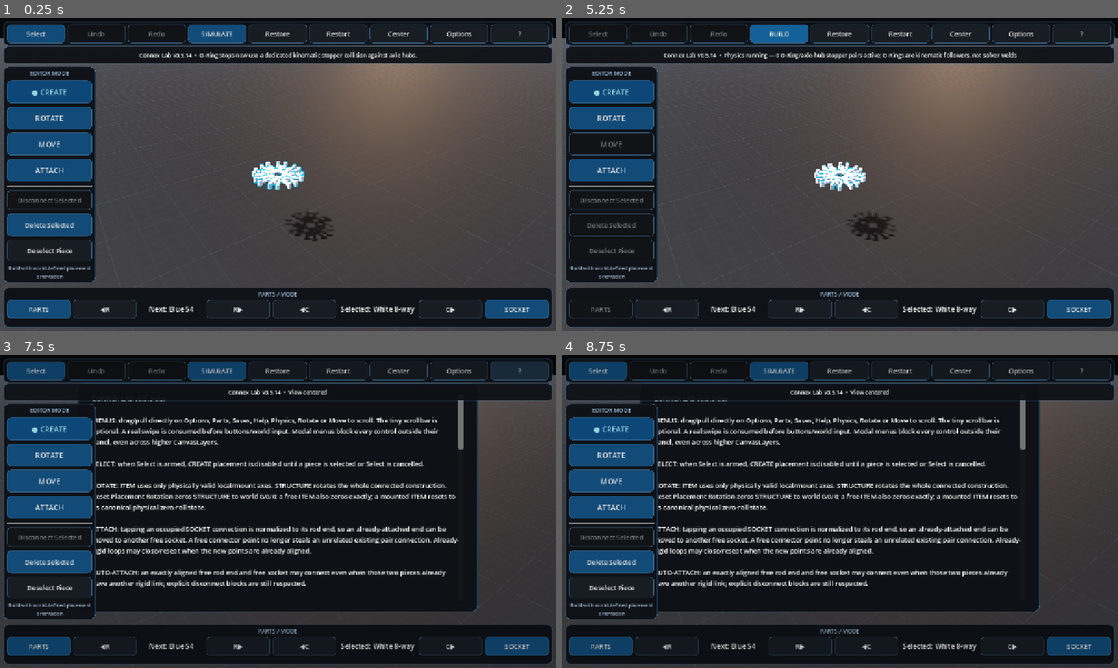
Above: before the commit, frames 1-4 (two rows, left to right).
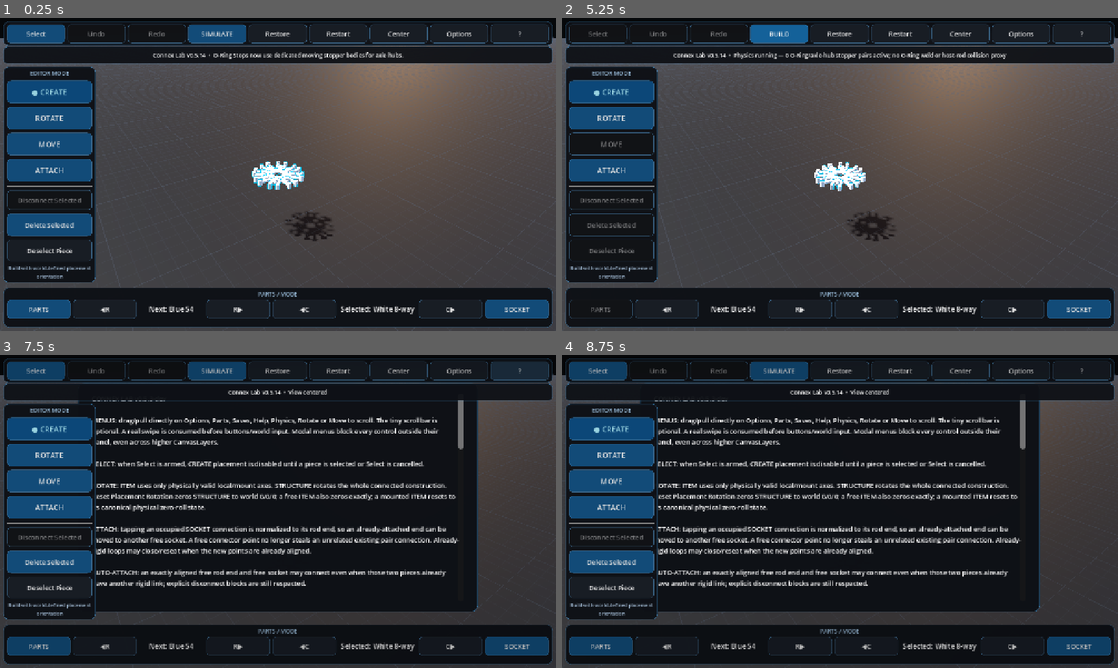
Above: after the commit, the same moments.

Repository: pixel375/connex
Game: Godot game, scene res://Main.tscn
Same seed, same stepped clock (60 frames per second), same inputs: the game is played once before the commit and once after it.
Inputs:
- Up to frame 1 (0.25 s): no input
- Up to frame 2 (5.25 s): click "Restore" at 0.5 s; click "Restart" at 1.25 s; click "Restart" at 2 s; click "Restart" at 2.75 s; click "Select" at 3.5 s; click "SELECT…" at 4.25 s; click "SIMULATE" at 5 s
- Up to frame 3 (7.5 s): click "BUILD" at 5.75 s; click "Center" at 6.5 s; click "?" at 7.25 s
- Up to frame 4 (8.75 s): click "PARTS" at 8 s

The runs differ from the first frame. In frame 1, 0.6% of the frame differs, in the area x 25-75%, y 10-14%; in frame 2, 0.7%, in the area x 18-82%, y 10-14%; in frame 3, less than 0.1%; in frame 4, less than 0.1%.

Commit message:
Use root AnimatableBody proxies for O-Ring stops

Diff:
--- a/scripts/main_v069.gd
+++ b/scripts/main_v069.gd
@@ -2,14 +2,15 @@
 
 const VERSION_069 := "0.5.14"
 # Base construction collision channels are ground=1, rods=2, connectors=4.
-# O-Ring stopping uses two simulation-only channels so the ring can hit only
-# axle hubs on its own guide without colliding with rods/spokes/ground.
+# O-Ring stopping uses two simulation-only channels so a stop can contact only
+# axle-mounted connector hubs on its own guide rod. Rods, spokes and the floor
+# never see the stopper collider.
 const O_RING_STOP_LAYER_V069 := 8
 const AXLE_STOP_TARGET_LAYER_V069 := 16
 
 var o_ring_stop_pair_count_v069: int = 0
 var o_ring_stop_connector_restore_v069: Array = []
-var o_ring_stop_ring_restore_v069: Array = []
+var o_ring_stop_proxies_v069: Array = []
 
 
 func _ready() -> void:
@@ -17,7 +18,7 @@
 	_update_help_text_v030()
 	if update_status_v021 != null:
 		_set_update_status_v021("Current version: v%s" % VERSION_069)
-	_status("O-Ring Stops now use a dedicated kinematic stopper collision against axle hubs.")
+	_status("O-Ring Stops now use dedicated moving stopper bodies for axle hubs.")
 
 
 func _status(text: String) -> void:
@@ -25,9 +26,9 @@
 		status_label.text = "Connex Lab v%s  •  %s" % [VERSION_069, text]
 
 
-# v0.5.13 copied the O-Ring shape into the axle rod. That could never stop the
-# axle hub because the axle joint intentionally excludes hub-vs-host-rod
-# collision. Keep that broken proxy path permanently disabled.
+# v0.5.13 copied the O-Ring collision shape into the host axle rod. Axle joints
+# intentionally exclude connector-vs-host-rod collision, so that shape could
+# never stop the hub. Keep the broken host-rod proxy path permanently disabled.
 func _add_o_ring_proxy_shapes_v068(_ring: RigidBody3D, _rod: RigidBody3D) -> int:
 	return 0
 
@@ -44,55 +45,86 @@
 	o_ring_stop_pair_count_v069 = 0
 
 
+func _clear_o_ring_stop_proxies_v069() -> void:
+	for value in o_ring_stop_proxies_v069:
+		var state := value as Dictionary
+		var proxy := state.get("proxy") as AnimatableBody3D
+		if is_instance_valid(proxy):
+			# Remove collision immediately; queue_free itself is deferred.
+			proxy.collision_layer = 0
+			proxy.collision_mask = 0
+			proxy.queue_free()
+	o_ring_stop_proxies_v069.clear()
+
+
 func _restore_o_ring_followers_v068(restore_build_pose: bool = true) -> void:
-	# Restore axle-hub channels before inherited BUILD restoration. Preserve the
-	# ring's original freeze mode/CCD because v0.5.14 temporarily turns the frozen
-	# visual follower into a kinematic collision body during SIMULATE.
-	_restore_o_ring_stop_connectors_v069()
-	var ring_states: Array = o_ring_stop_ring_restore_v069.duplicate()
-	o_ring_stop_ring_restore_v069.clear()
+	_clear_o_ring_stop_proxies_v069()
+	_restore_o_ring_stop_connectors_v069()
 	super._restore_o_ring_followers_v068(restore_build_pose)
-	for value in ring_states:
-		var state := value as Dictionary
-		var ring := state.get("ring") as RigidBody3D
-		if not is_instance_valid(ring):
-			continue
-		ring.freeze_mode = int(state.get("freeze_mode", RigidBody3D.FREEZE_MODE_STATIC)) as RigidBody3D.FreezeMode
-		ring.continuous_cd = bool(state.get("continuous_cd", false))
+
+
+func _copy_o_ring_shape_to_proxy_v069(ring: RigidBody3D, proxy: AnimatableBody3D) -> int:
+	var copied := 0
+	for child_value in ring.get_children():
+		var source := child_value as CollisionShape3D
+		if source == null or source.shape == null or source.disabled:
+			continue
+		var collision := CollisionShape3D.new()
+		collision.name = "O_Ring_Stop_Shape_%d" % copied
+		collision.shape = source.shape.duplicate(true)
+		collision.transform = source.transform
+		proxy.add_child(collision)
+		copied += 1
+	return copied
+
+
+func _create_o_ring_stop_proxy_v069(ring: RigidBody3D, rod: RigidBody3D, local_transform: Transform3D) -> AnimatableBody3D:
+	var proxy := AnimatableBody3D.new()
+	proxy.name = "O_Ring_Stop_Physics_%d" % o_ring_stop_proxies_v069.size()
+	proxy.sync_to_physics = true
+	proxy.collision_layer = O_RING_STOP_LAYER_V069
+	proxy.collision_mask = AXLE_STOP_TARGET_LAYER_V069
+	proxy.set_meta("sim_o_ring_stop_proxy_v069", true)
+	add_child(proxy)
+	proxy.global_transform = rod.global_transform * local_transform
+	if _copy_o_ring_shape_to_proxy_v069(ring, proxy) == 0:
+		proxy.queue_free()
+		return null
+	return proxy
 
 
 func _configure_o_ring_stoppers_v069() -> int:
-	_restore_o_ring_stop_connectors_v069()
-	o_ring_stop_ring_restore_v069.clear()
+	_clear_o_ring_stop_proxies_v069()
+	_restore_o_ring_stop_connectors_v069()
 	var configured_pairs := 0
 	var configured_connectors: Dictionary = {}
 
-	# v0.5.13 has already detached each O-Ring's hard 6DOF weld and reparented the
-	# visible ring to its host axle as a frozen follower. FREEZE_MODE_KINEMATIC is
-	# specifically intended for a frozen RigidBody moved by code: unlike STATIC it
-	# collides with bodies along its path. Reuse the real O-Ring cylinder collider
-	# rather than manufacturing another rigid body or another constraint.
+	# Keep v0.5.13's visible O-Ring exactly as a collisionless frozen child of the
+	# host rod. A separate root-level AnimatableBody3D carries only the real ring
+	# collision shape. AnimatableBody3D is designed for code-driven moving
+	# colliders, so it can follow a dynamic axle without becoming another solver
+	# mass or another hard weld in the construction graph.
 	for follower_value in o_ring_followers_v068:
 		var follower := follower_value as Dictionary
 		var ring := follower.get("ring") as RigidBody3D
 		var rod := follower.get("rod") as RigidBody3D
+		var local_transform := follower.get("local_transform", Transform3D.IDENTITY) as Transform3D
 		if not is_instance_valid(ring) or not is_instance_valid(rod):
 			continue
-		o_ring_stop_ring_restore_v069.append({
+
+		var proxy := _create_o_ring_stop_proxy_v069(ring, rod, local_transform)
+		if not is_instance_valid(proxy):
+			continue
+		o_ring_stop_proxies_v069.append({
+			"proxy": proxy,
 			"ring": ring,
-			"freeze_mode": ring.freeze_mode,
-			"continuous_cd": ring.continuous_cd,
+			"rod": rod,
+			"local_transform": local_transform,
 		})
-		ring.freeze = true
-		ring.freeze_mode = RigidBody3D.FREEZE_MODE_KINEMATIC
-		ring.collision_layer = O_RING_STOP_LAYER_V069
-		ring.collision_mask = AXLE_STOP_TARGET_LAYER_V069
-		ring.continuous_cd = false
-		ring.sleeping = false
-
-		# Only connectors that are actually axle-mounted on this same host rod get
-		# the target layer/mask. Fixed spokes and rods never see the stop collider,
-		# eliminating the v0.5.13 collision impulse that kicked entire frames.
+
+		# Only connector hubs actually mounted as AXLE on this same rod get the
+		# simulation-only target channel. The attached fixed frame remains on its
+		# normal channels and therefore cannot smack the O-Ring proxy sideways.
 		for record_value in connections_v020:
 			var record := record_value as Dictionary
 			if str(record.get("kind", "")) != "axle" or record.get("rod") != rod:
@@ -118,33 +150,58 @@
 	return configured_pairs
 
 
+func _sync_o_ring_stop_proxies_v069() -> void:
+	if not simulating:
+		return
+	for value in o_ring_stop_proxies_v069:
+		var state := value as Dictionary
+		var proxy := state.get("proxy") as AnimatableBody3D
+		var rod := state.get("rod") as RigidBody3D
+		if not is_instance_valid(proxy) or not is_instance_valid(rod):
+			continue
+		var local_transform := state.get("local_transform", Transform3D.IDENTITY) as Transform3D
+		proxy.global_transform = rod.global_transform * local_transform
+
+
 func _prepare_stable_simulation_graph() -> void:
 	super._prepare_stable_simulation_graph()
 	_configure_o_ring_stoppers_v069()
+	_sync_o_ring_stop_proxies_v069()
+
+
+func _physics_process(delta: float) -> void:
+	# Move the kinematic stop to the current host-rod pose before the next physics
+	# solve. AnimatableBody3D derives motion from these physics-tick transforms, so
+	# the stopper carries the axle's motion instead of acting like a world anchor.
+	_sync_o_ring_stop_proxies_v069()
+	super._physics_process(delta)
 
 
 func _release_physics() -> void:
 	await super._release_physics()
 	if not simulating:
 		return
-	_status("Physics running — %d O-Ring/axle-hub stopper pair%s active; O-Rings are kinematic followers, not solver welds" % [
+	_sync_o_ring_stop_proxies_v069()
+	_status("Physics running — %d O-Ring/axle-hub stopper pair%s active; no O-Ring weld or host-rod collision proxy" % [
 		o_ring_stop_pair_count_v069,
 		"" if o_ring_stop_pair_count_v069 == 1 else "s"
 	])
 
 
 func _reset_pose() -> void:
-	# super() reaches our overridden _restore_o_ring_followers_v068(), which also
-	# restores all temporary collision channels/freeze modes.
+	_clear_o_ring_stop_proxies_v069()
+	_restore_o_ring_stop_connectors_v069()
 	super._reset_pose()
 
 
 func _restore_state(snapshot: Dictionary) -> void:
+	_clear_o_ring_stop_proxies_v069()
 	_restore_o_ring_stop_connectors_v069()
 	super._restore_state(snapshot)
 
 
 func _restart_build() -> void:
+	_clear_o_ring_stop_proxies_v069()
 	_restore_o_ring_stop_connectors_v069()
 	super._restart_build()
 
@@ -155,7 +212,7 @@
 		return
 	var label: Label = _find_label_v030(help_panel)
 	if label != null:
-		label.text += "\n\nv0.5.14 O-RING STOPPER: the v0.5.13 host-rod collision proxy is removed. During SIMULATE the real O-Ring collider becomes a frozen KINEMATIC follower of its axle and is placed on a dedicated collision channel that only axle-mounted connector hubs use. The hub therefore hits the O-Ring cylinder directly (physical clearance = connector half-thickness + ring half-thickness), while rods, spokes and the floor cannot strike the stopper collider. No extra live rigid body weld and no frame teleport/correction are used."
+		label.text += "\n\nv0.5.14 O-RING STOPPER: the broken v0.5.13 host-rod collision proxy is removed. The visible O-Ring remains a collisionless frozen follower of its axle. During SIMULATE, a root-level AnimatableBody3D duplicates only the O-Ring's real cylinder collision shape and follows the axle every physics tick. A dedicated collision channel lets that moving stop contact only connector hubs mounted on the same axle; rods, spokes and the floor cannot hit it. This restores a real physical stopper without adding another rigid body mass, another hard weld, joint teleporting, or frame correction."
 
 
 func _on_update_request_completed_v021(result: int, response_code: int, headers: PackedStringArray, body: PackedByteArray) -> void:
